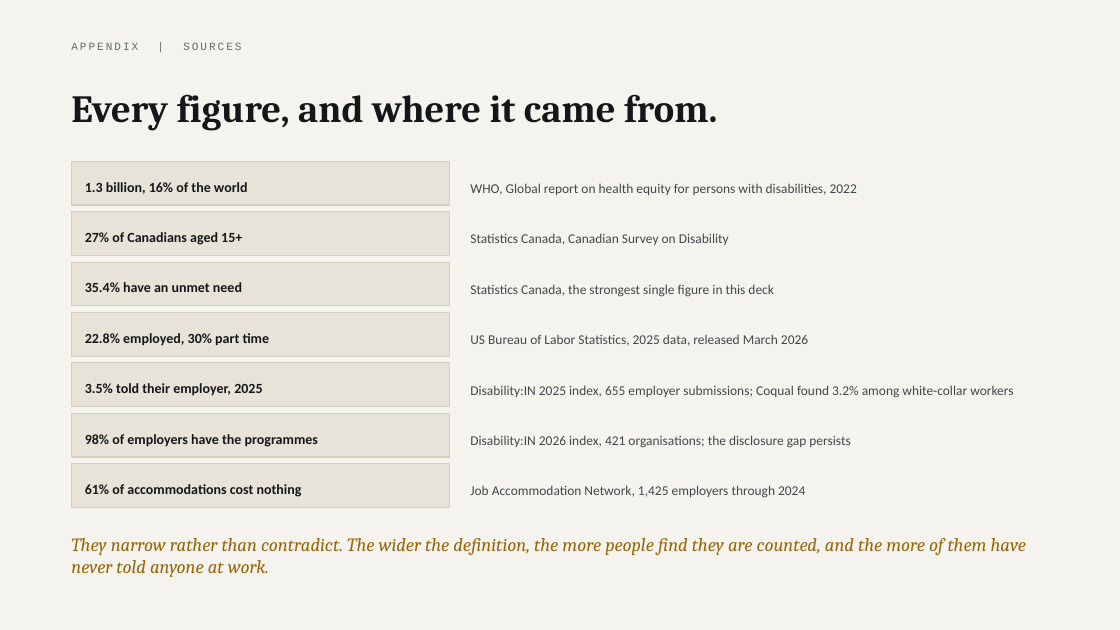
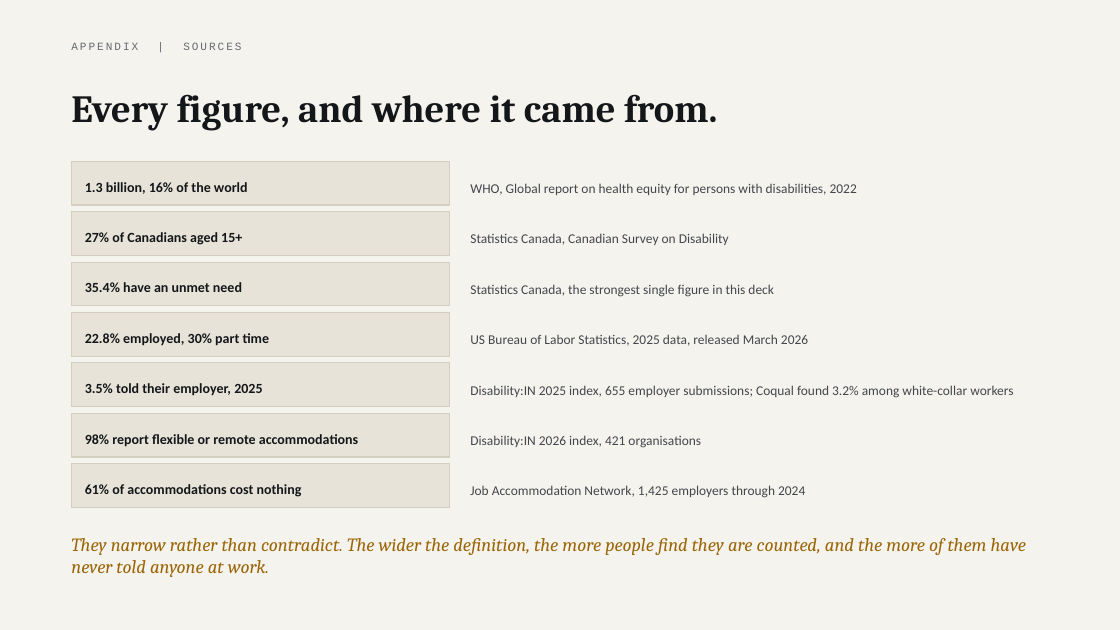
Before and after one commit to parthsevak2/curb-cut, a slide deck: slide 31 of submission/Curb-Cut.pptx. Drawn at 1120x630 pixels with LibreOffice and Linux fonts; fonts in the diff are those of the drawing. Boxes give left, top, right and bottom in pixels: in the first picture for what was removed or moved away, otherwise in the second. Text is boxed around its words. In the diff, an @@ line names an element or a change of style, - is before the commit and + after.

```diff
--- a/submission/Curb-Cut.pptx
+++ b/submission/Curb-Cut.pptx
@@ text at (x1=85, y1=434, x2=358, y2=447): text changed @@
-98% of employers have the programmes
+98% report flexible or remote accommodations
@@ text at (x1=470, y1=435, x2=701, y2=448): text changed @@
-Disability:IN 2026 index, 421 organisations; the disclosure gap persists
+Disability:IN 2026 index, 421 organisations
```
Also in this commit, not shown: 4 other slides changed, 1 other file.
